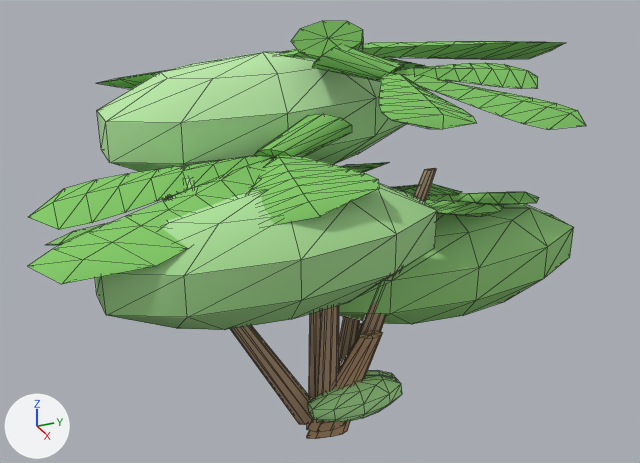
One commit to the glTF model web-forest/public/model/species/polyscias-balfouriana.glb: the scene before it, then after it.
Before and after are seen from a camera (50 mm lens) standing at (1.257, -0.583, 0.974) and looking at (-0.007, -0.014, 0.342). The lights are fixed; the arrows at lower left show +X, +Y and +Z. The first picture is the older version. Mesh edges are drawn as thin lines. Where no turn or scale is listed for an object, it has been applied to the vertices. Vertices at exactly the same position are counted once.

The older version as bpy lines, for what is in view:
```python
ob_clump = bpy.data.objects.new('clump', me_mesh_0)
ob_clump.parent = ob_body
ob_clump.location = (0.0, 0.0, 0.0)
ob_p0 = bpy.data.objects.new('p0', me_mesh_1)
ob_p0.parent = ob_body
ob_p0.location = (0.0, 0.0, -0.0696)
ob_p0.rotation_euler = (0.0, -0.00583, 0.0)  # degrees (0, -0.3, 0)
ob_p1 = bpy.data.objects.new('p1', me_mesh_2)
ob_p1.parent = ob_body
ob_p1.location = (0.0, 0.0, -0.0235)
ob_p1.rotation_euler = (0.0433, 0.0, 0.0)  # degrees (2.5, 0, 0)
ob_p3 = bpy.data.objects.new('p3', me_mesh_3)
ob_p3.location = (0.052, -0.027, 0.42)
ob_p4 = bpy.data.objects.new('p4', me_mesh_4)
ob_p4.location = (0.052, -0.027, 0.451)
ob_p5 = bpy.data.objects.new('p5', me_mesh_5)
ob_p5.location = (0.052, -0.027, 0.551)
ob_p6 = bpy.data.objects.new('p6', me_mesh_6)
ob_p6.location = (0.052, -0.027, 0.66)
ob_p7 = bpy.data.objects.new('p7', me_mesh_7)
ob_p7.location = (0.052, -0.027, 0.686)
```
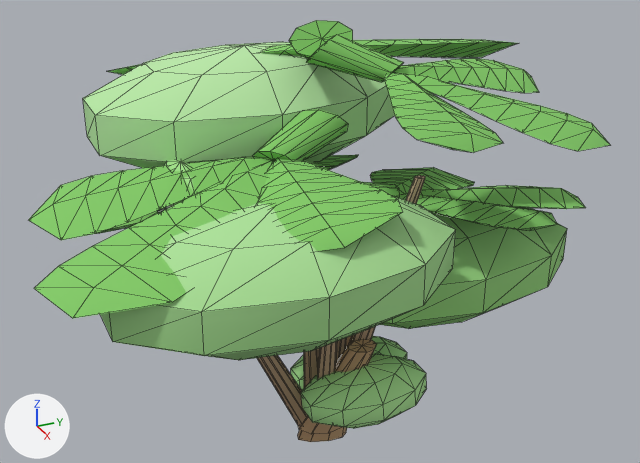
ob_body is not drawn itself; it is the parent of ob_clump, ob_p0, ob_p1.

Where the newer file only moved an object's origin or applied its transform, the numbers keep the older frame.

Pixel boxes [x1, y1, x2, y2] of what changed, in the pictures (640 x 463 px; the box of a moved part takes in the faces that stretch with it):
'clump', reshaped, moved, rescaled: before [95, 52, 574, 425]; after [83, 42, 567, 426]
'p5', moved, rescaled (7% wider, 23% taller): before [28, 114, 379, 284]; after [29, 109, 403, 318]
'p6', moved, rescaled (11% wider, 41% taller): before [312, 45, 586, 129]; after [307, 34, 610, 153]
'p1', reshaped, moved, rescaled (35% wider): before [307, 330, 402, 432]; after [298, 339, 427, 435]
'p3', moved, rescaled: before [391, 184, 539, 217]; after [363, 167, 585, 231]
'p7', moved, rescaled (12% narrower, 19% shorter): before [98, 21, 565, 89]; after [108, 20, 517, 75]
'p0', reshaped, moved, rescaled: before [307, 323, 395, 439]; after [291, 335, 407, 442]
'p4', moved, rescaled (mostly hidden): before [46, 162, 389, 245]; after [96, 155, 358, 234]
part 1 of me_mesh_0, moved or reshaped: before [339, 204, 574, 324]; after [379, 207, 567, 329]
part 2 of me_mesh_0, moved or reshaped: before [95, 183, 437, 330]; after [100, 196, 456, 360]
part 3 of me_mesh_0, moved or reshaped: before [97, 52, 407, 172]; after [83, 42, 395, 168]
part 4 of me_mesh_0, moved or reshaped (mostly hidden before): before [173, 165, 194, 194]; after [164, 160, 195, 205]
part 5 of me_mesh_1, moved or reshaped (mostly hidden before): before [308, 370, 395, 395]; after [291, 336, 407, 391]
part 6 of me_mesh_1, moved or reshaped: before [307, 323, 363, 439]; after [298, 335, 353, 442]
part 7 of me_mesh_2, moved or reshaped: before [308, 375, 402, 422]; after [301, 354, 427, 429]
part 8 of me_mesh_2, moved or reshaped: before [307, 330, 383, 432]; after [298, 339, 376, 435]

Diff of the bpy script that builds the scene:
```diff
--- a/web-forest/public/model/species/polyscias-balfouriana.glb.py
+++ b/web-forest/public/model/species/polyscias-balfouriana.glb.py
@@ me_mesh_0 @@
 # used by ob_clump; parent = ob_body; location = (0.0, 0.0, 0.0)
-me_mesh_0.from_pydata(...)  # 482 vertices, 892 faces; spans x -0.376..0.359, y -0.271..0.361, z 0.0..1.0
+me_mesh_0.from_pydata(...)  # 482 vertices, 892 faces; spans x -0.433..0.414, y -0.313..0.416, z 0.0..1.0
+# me_mesh_0 part 1: the loose piece of 42 vertices spanning x -0.254..0.128, y -0.002..0.361, z 0.223..0.54 is scaled about the mesh origin by (1.15, 1.15, 1)
+# me_mesh_0 part 2: the loose piece of 42 vertices spanning x -0.023..0.359, y -0.271..0.092, z 0.453..0.77 is scaled about the mesh origin by (1.15, 1.15, 1)
+# me_mesh_0 part 3: the loose piece of 42 vertices spanning x -0.376..0.007, y -0.229..0.134, z 0.683..1.0 is scaled about the mesh origin by (1.15, 1.15, 1)
+# me_mesh_0 part 4: the loose piece of 42 vertices spanning x -0.104..0.104, y -0.178..-0.15, z 0.671..0.796 is scaled about its middle by (1.02, 1.63, 1.4), then moved by (0.0, -0.021, -0.011)
+# other edits to the shape of me_mesh_0 do not show in these pictures
 me_mesh_0.materials.append(mat_flat)
@@ me_mesh_1 @@
 # used by ob_p0; parent = ob_body; location = (0.0, 0.0, -0.0696); rotation_euler = (0.0, -0.00583, 0.0), in degrees (0, -0.3, 0)
-me_mesh_1.from_pydata(...)  # 62 vertices, 116 faces; spans x -0.114..0.029, y -0.028..0.107, z 0.0..0.301
+me_mesh_1.from_pydata(...)  # 62 vertices, 116 faces; spans x -0.167..0.038, y -0.038..0.156, z -0.012..0.287
+# me_mesh_1 part 5: the loose piece of 42 vertices spanning x -0.114..0.014, y -0.016..0.107, z 0.045..0.151 is scaled about its middle by (1.47, 1.47, 1.56), then moved by (-0.023, 0.021, 0.041)
+# me_mesh_1 part 6: 20 of 62 vertices moved; they spanned x -0.093..0.029, y -0.028..0.089, z 0.0..0.301 and now span x -0.092..0.038, y -0.038..0.088, z -0.012..0.287; mean shift (0.003, -0.003, -0.013); largest move (-0.067, 0.064, 0.301) -> (-0.056, 0.054, 0.287)
 me_mesh_1.materials.append(mat_flat)
@@ me_mesh_2 @@
 # used by ob_p1; parent = ob_body; location = (0.0, 0.0, -0.0235); rotation_euler = (0.0433, 0.0, 0.0), in degrees (2.5, 0, 0)
-me_mesh_2.from_pydata(...)  # 62 vertices, 116 faces; spans x -0.027..0.123, y -0.029..0.095, z -0.01..0.311
+me_mesh_2.from_pydata(...)  # 62 vertices, 116 faces; spans x -0.036..0.18, y -0.04..0.139, z -0.013..0.287
+# me_mesh_2 part 7: the loose piece of 42 vertices spanning x -0.006..0.123, y -0.027..0.095, z 0.038..0.151 is scaled about the mesh origin by 1.47
+# me_mesh_2 part 8: 19 of 62 vertices moved; they spanned x -0.027..0.108, y -0.029..0.071, z -0.01..0.311 and now span x -0.036..0.106, y -0.038..0.072, z -0.013..0.287; mean shift (-0.004, -0.002, -0.013); largest move (0.096, 0.039, 0.307) -> (0.09, 0.029, 0.283)
 me_mesh_2.materials.append(mat_flat)
@@ me_mesh_3 @@
-me_mesh_3.from_pydata(...)  # 108 vertices, 204 faces; spans x -0.094..0.085, y -0.014..0.434, z -0.072..0.018
+me_mesh_3.from_pydata(...)  # 108 vertices, 204 faces; spans x -0.187..0.172, y -0.028..0.532, z -0.092..0.038
+# me_mesh_3 part 9: the whole mesh is scaled about its middle by (2, 1.25, 1.46), then moved by (-0.003, 0.042, 0.0)
 me_mesh_3.materials.append(mat_flat)
@@ me_mesh_4 @@
-me_mesh_4.from_pydata(...)  # 108 vertices, 204 faces; spans x -0.222..0.008, y -0.435..0.196, z -0.097..0.019
+me_mesh_4.from_pydata(...)  # 108 vertices, 204 faces; spans x -0.31..0.013, y -0.392..0.161, z -0.099..0.02
+# me_mesh_4 part 10: the whole mesh is scaled about its middle by (1.41, 0.878, 1.02), then moved by (-0.042, 0.004, 0.0)
 me_mesh_4.materials.append(mat_flat)
@@ me_mesh_5 @@
-me_mesh_5.from_pydata(...)  # 108 vertices, 204 faces; spans x -0.033..0.169, y -0.477..0.037, z -0.119..0.022
+me_mesh_5.from_pydata(...)  # 108 vertices, 204 faces; spans x -0.05..0.266, y -0.477..0.025, z -0.129..0.032
+# me_mesh_5 part 11: the whole mesh is scaled about its middle by (1.56, 0.977, 1.14), then moved by (0.04, -0.006, 0.0)
 me_mesh_5.materials.append(mat_flat)
@@ me_mesh_6 @@
-me_mesh_6.from_pydata(...)  # 108 vertices, 204 faces; spans x -0.046..0.147, y -0.028..0.437, z -0.137..0.017
+me_mesh_6.from_pydata(...)  # 108 vertices, 204 faces; spans x -0.074..0.241, y -0.04..0.435, z -0.15..0.032
+# me_mesh_6 part 12: the whole mesh is scaled about its middle by (1.63, 1.02, 1.19), then moved by (0.034, -0.007, 0.001)
 me_mesh_6.materials.append(mat_flat)
@@ me_mesh_7 @@
-me_mesh_7.from_pydata(...)  # 108 vertices, 204 faces; spans x -0.291..0.01, y -0.316..0.532, z -0.161..0.024
+me_mesh_7.from_pydata(...)  # 108 vertices, 204 faces; spans x -0.403..0.016, y -0.286..0.451, z -0.162..0.025
+# me_mesh_7 part 13: the whole mesh is scaled about its middle by (1.39, 0.868, 1.01), then moved by (-0.053, -0.025, 0.0)
 me_mesh_7.materials.append(mat_flat)
@@ ob_body @@
 ob_body = bpy.data.objects.new('body', None)
-ob_body.location = (0.0523, -0.0273, 0.0)
-ob_body.scale = (0.534, 1.43, 0.651)
+ob_body.location = (0.0539, -0.0381, 0.0)
+ob_body.scale = (0.735, 1.23, 0.651)
@@ ob_p0 @@
 ob_p0.parent = ob_body
-ob_p0.location = (0.0, 0.0, -0.0696)
+ob_p0.location = (0.0, 0.0, -0.0562)
 ob_p0.rotation_euler = (0.0, -0.00583, 0.0)  # degrees (0, -0.3, 0)
@@ ob_p1 @@
 ob_p1.parent = ob_body
-ob_p1.location = (0.0, 0.0, -0.0235)
+ob_p1.location = (0.0, 0.0, -0.0101)
 ob_p1.rotation_euler = (0.0433, 0.0, 0.0)  # degrees (2.5, 0, 0)
```
